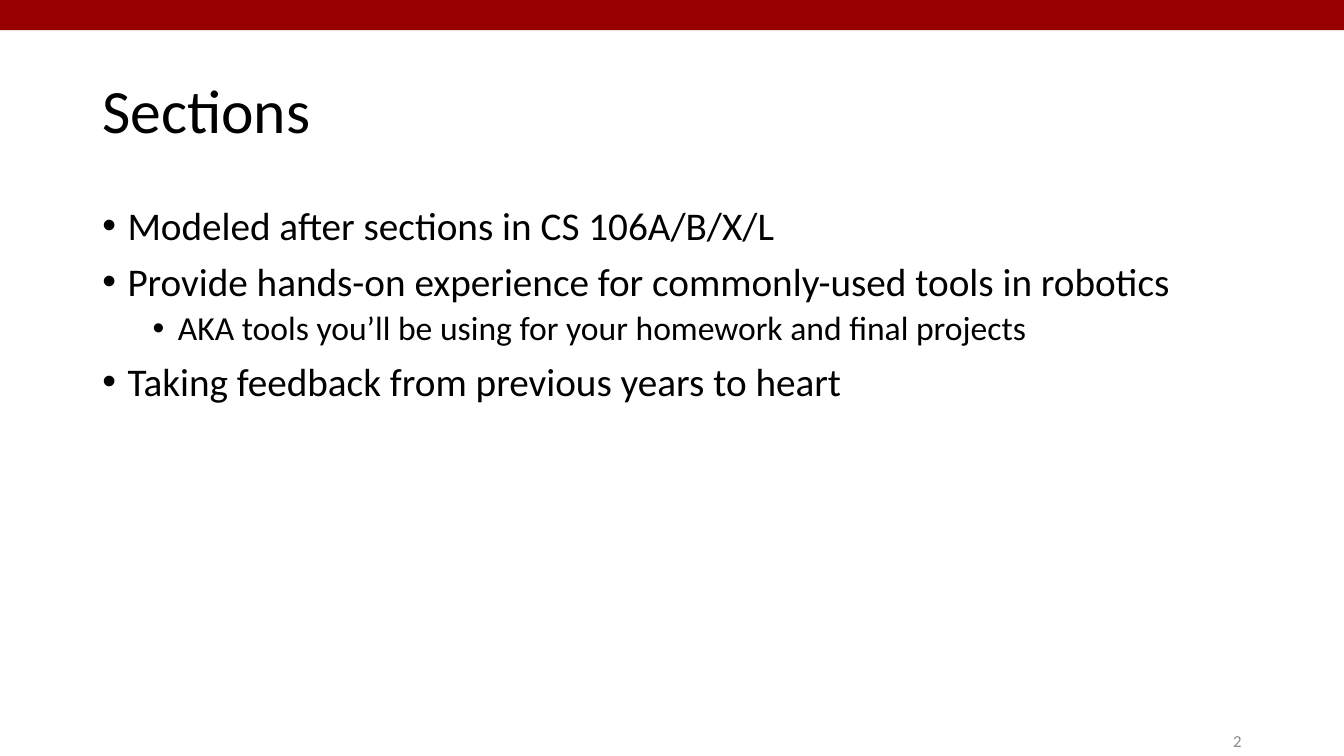
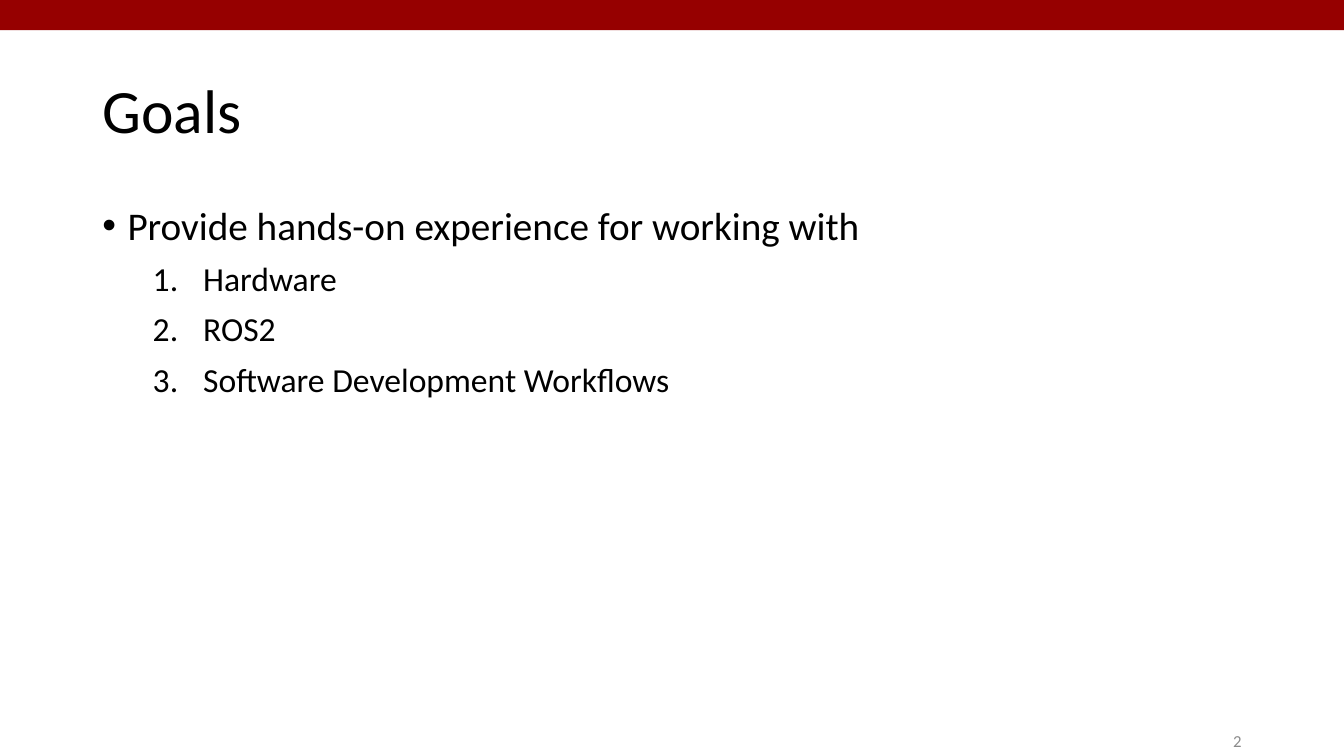
Before and after one commit to StanfordASL/PoRA-I-Sections, a slide deck: slide 2 of s1/slides/s1.pptx. Drawn at 1344x756 pixels with LibreOffice and Linux fonts; fonts in the diff are those of the drawing. Boxes give left, top, right and bottom in pixels: in the first picture for what was removed or moved away, otherwise in the second. Text is boxed around its words. In the diff, an @@ line names an element or a change of style, - is before the commit and + after.

```diff
--- a/s1/slides/s1.pptx
+++ b/s1/slides/s1.pptx
@@ text at (x1=102, y1=90, x2=241, y2=134): text changed @@
-Sections
+Goals
@@ text at (x1=128, y1=212, x2=860, y2=398): text changed; size 28 to 24 pt @@
-• Modeled after sections in CS 106A/B/X/L
-• Provide hands-on experience for commonly-used tools in robotics
-  • AKA tools you’ll be using for your homework and final projects
-• Taking feedback from previous years to heart
+• Provide hands-on experience for working with
+  1. Hardware
+  2. ROS2
+  3. Software Development Workflows
```
Also in this commit, not shown: 6 other slides changed, 3 slides added, 6 slides removed, 4 other files.
